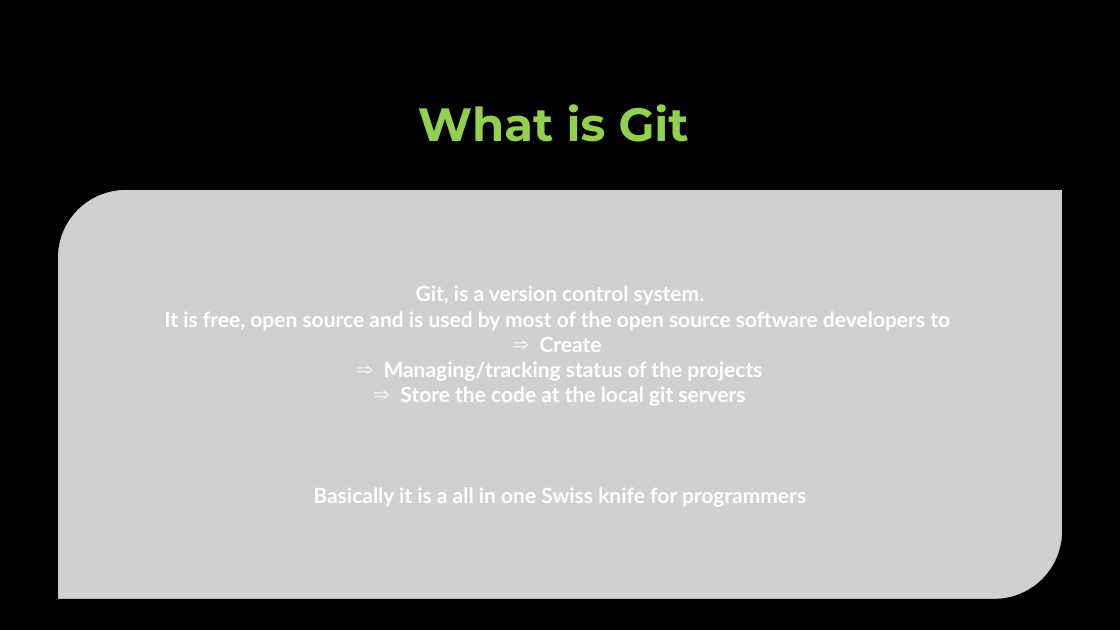
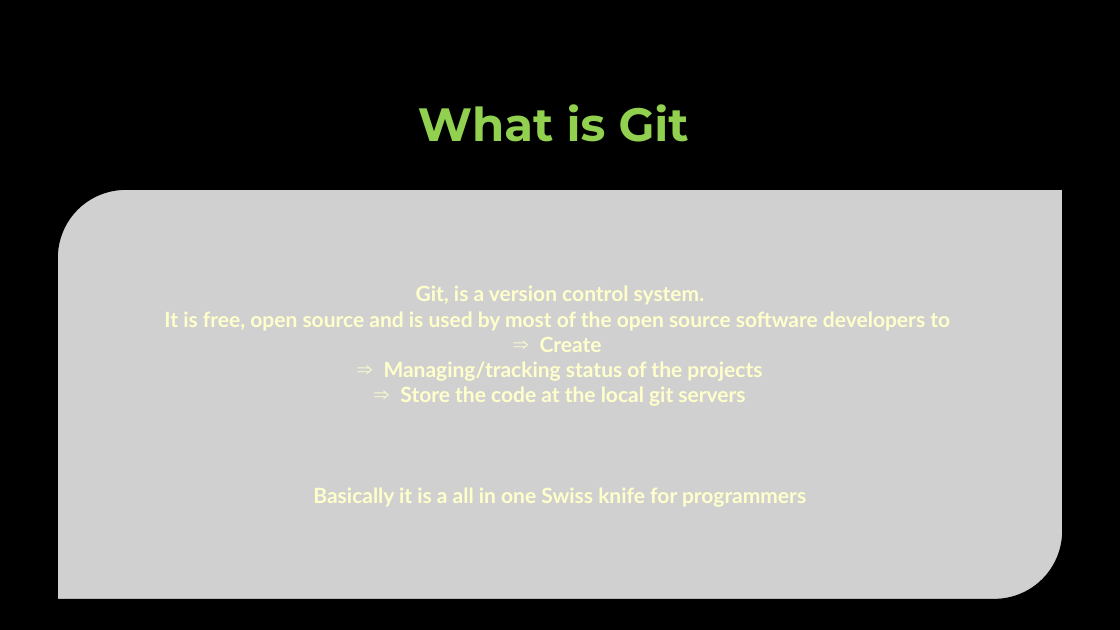
Before and after one commit to gwydion67/KOSS-presentation, a slide deck: slide 3 of New Git Concepts.pptx. Drawn at 1120x630 pixels with LibreOffice and Linux fonts; fonts in the diff are those of the drawing; grey boxes stand for pictures. Boxes give left, top, right and bottom in pixels: in the first picture for what was removed or moved away, otherwise in the second. Text is boxed around its words. In the diff, an @@ line names an element or a change of style, - is before the commit and + after.

```diff
--- a/New Git Concepts.pptx
+++ b/New Git Concepts.pptx
@@ picture "Git, is a version control ..." at (x1=57, y1=189, x2=1063, y2=599): text colour #FFFFFF to #FFFFCC @@
```
Also in this commit, not shown: 2 other slides changed, 1 slide added, 1 other file.
